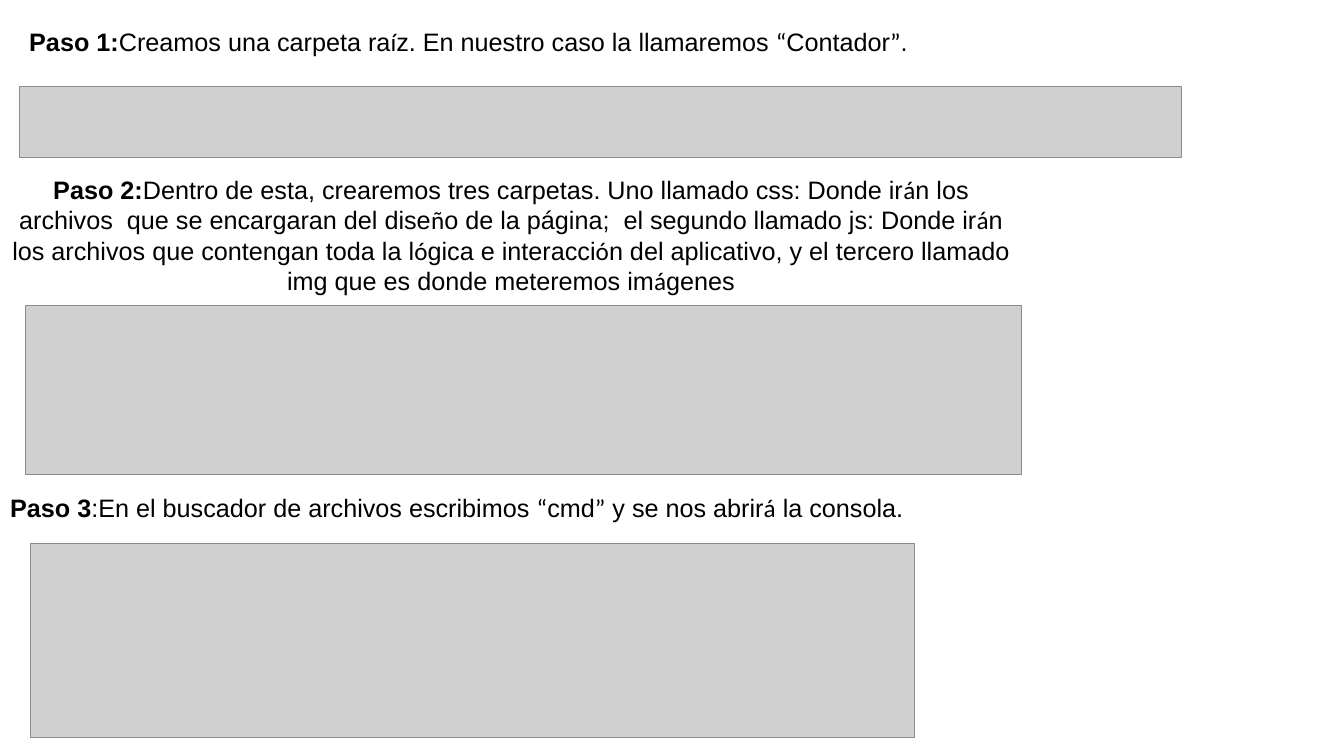
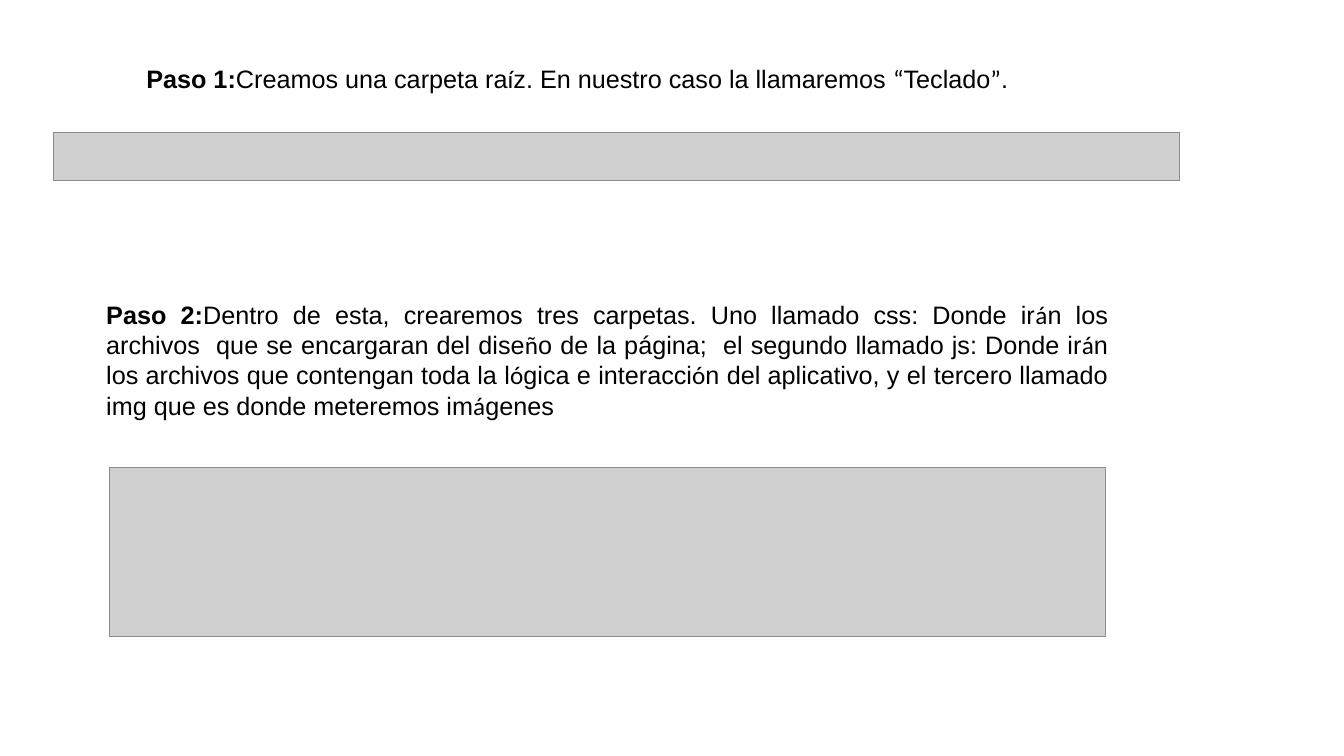
Before and after one commit to ADS02023/tecladoVirtual, a slide deck: slide 14 of Teclado.pptx. Drawn at 1344x756 pixels with LibreOffice and Linux fonts; fonts in the diff are those of the drawing; grey boxes stand for pictures; background and template pictures are left out. Boxes give left, top, right and bottom in pixels: in the first picture for what was removed or moved away, otherwise in the second. Text is boxed around its words. In the diff, an @@ line names an element or a change of style, - is before the commit and + after.

```diff
--- a/Teclado.pptx
+++ b/Teclado.pptx
@@ picture removed at bbox=[19, 87, 1182, 158] @@
@@ text at bbox=[146, 69, 1008, 94]: text changed @@
-Paso 1:Creamos una carpeta raíz. En nuestro caso la llamaremos “Contador”.
+Paso 1:Creamos una carpeta raíz. En nuestro caso la llamaremos “Teclado”.
@@ picture added at bbox=[54, 133, 1180, 180] @@
@@ text "Paso 2:Dentro de esta, crearemos ...": place and size @@
-text "Paso 2:Dentro de esta, crearemos ..." at bbox=[12, 180, 1009, 295]
+text "Paso 2:Dentro de esta, crearemos ..." at bbox=[106, 305, 1108, 420]
@@ text "Paso 2:Dentro de esta, crearemos ..." at bbox=[106, 305, 1108, 420]: alignment centre to justified @@
@@ picture: place and size @@
-picture at bbox=[26, 306, 1022, 475]
+picture at bbox=[109, 468, 1105, 637]
@@ text removed at bbox=[10, 498, 903, 523] @@
-Paso 3:En el buscador de archivos escribimos “cmd” y se nos abrirá la consola.
@@ picture removed at bbox=[30, 544, 915, 738] @@
```
Also in this commit, not shown: 15 other slides changed, 14 slides added, 4 slides removed, 5 other files.
